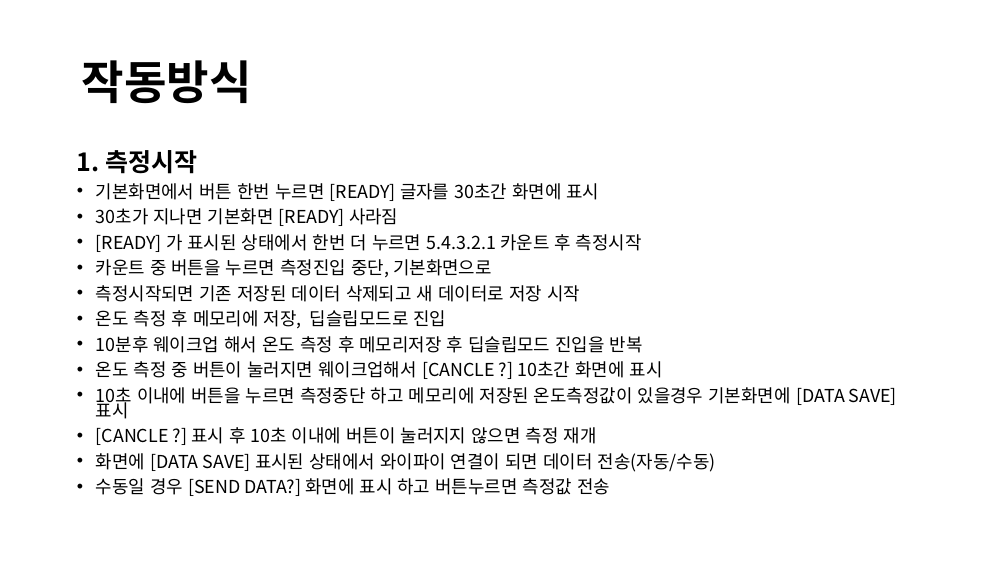
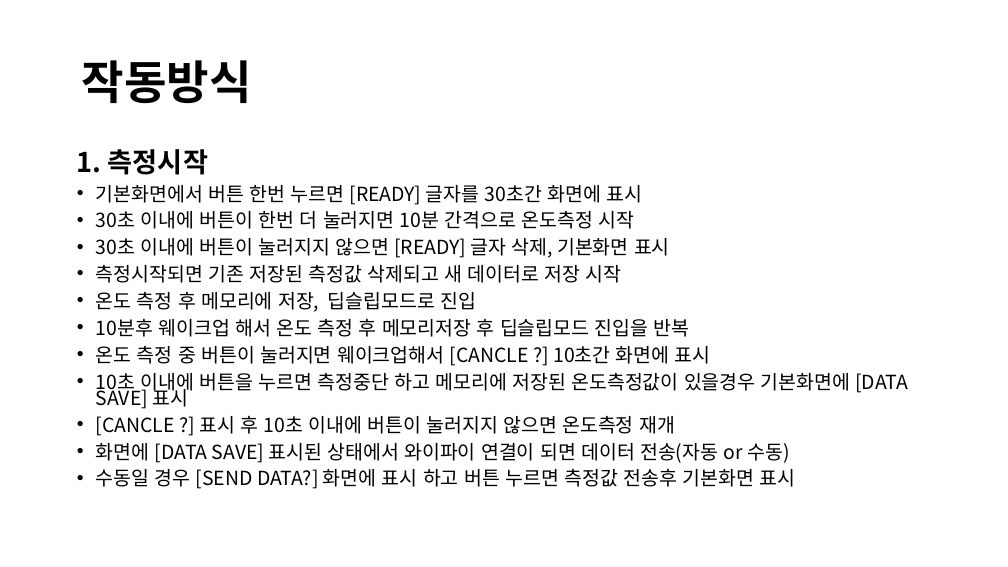
Before and after one commit to ok3345/Version_download, a slide deck: slide 4 of 도축장센서제작.pptx. Drawn at 1008x567 pixels with LibreOffice and Linux fonts; fonts in the diff are those of the drawing. Boxes give left, top, right and bottom in pixels: in the first picture for what was removed or moved away, otherwise in the second. Text is boxed around its words. In the diff, an @@ line names an element or a change of style, - is before the commit and + after.

```diff
--- a/도축장센서제작.pptx
+++ b/도축장센서제작.pptx
@@ text at box(77, 149, 908, 409): size 23.8 to 25.9 pt in "1. 측정시작"; size 17 to 18.5 pt in "기본화면에서 버튼 한번 누르면 [READY] 글자를 30초간 ...", "온도 측정 후 메모리에 저장, 딥슬립모드로 진입", "10분후 웨이크업 해서 온도 측정 후 메모리저장 ...", "온도 측정 중 버튼이 눌러지면 웨이크업해서 [CANCLE ..." and 1 more places @@
@@ text at box(96, 211, 670, 283): text changed; size 17 to 18.5 pt @@
-• 30초가 지나면 기본화면 [READY] 사라짐
-• [READY] 가 표시된 상태에서 한번 더 누르면 5.4.3.2.1 카운트 후 측정시작
-• 카운트 중 버튼을 누르면 측정진입 중단, 기본화면으로
-• 측정시작되면 기존 저장된 데이터 삭제되고 새 데이터로 저장 시작
+• 30초 이내에 버튼이 한번 더 눌러지면 10분 간격으로 온도측정 시작
+• 30초 이내에 버튼이 눌러지지 않으면 [READY] 글자 삭제, 기본화면 표시
+• 측정시작되면 기존 저장된 측정값 삭제되고 새 데이터로 저장 시작
@@ text at box(96, 416, 795, 489): text changed; size 17 to 18.5 pt @@
-• [CANCLE ?] 표시 후 10초 이내에 버튼이 눌러지지 않으면 측정 재개
-• 화면에 [DATA SAVE] 표시된 상태에서 와이파이 연결이 되면 데이터 전송(자동/수동)
-• 수동일 경우 [SEND DATA?] 화면에 표시 하고 버튼누르면 측정값 전송
+• [CANCLE ?] 표시 후 10초 이내에 버튼이 눌러지지 않으면 온도측정 재개
+• 화면에 [DATA SAVE] 표시된 상태에서 와이파이 연결이 되면 데이터 전송(자동 or 수동)
+• 수동일 경우 [SEND DATA?] 화면에 표시 하고 버튼 누르면 측정값 전송후 기본화면 표시
```
